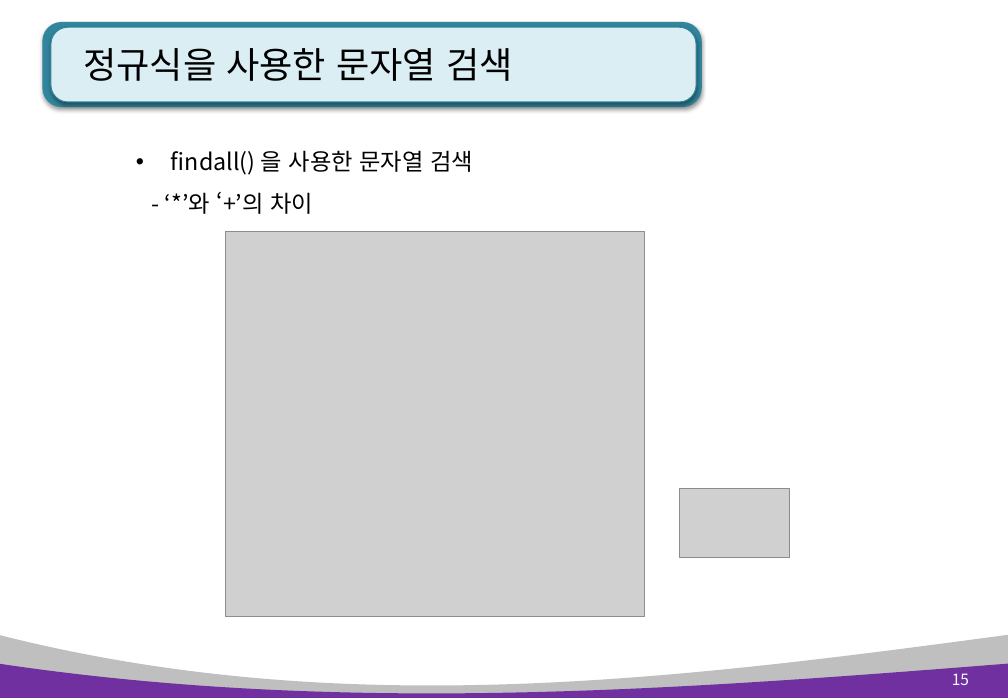
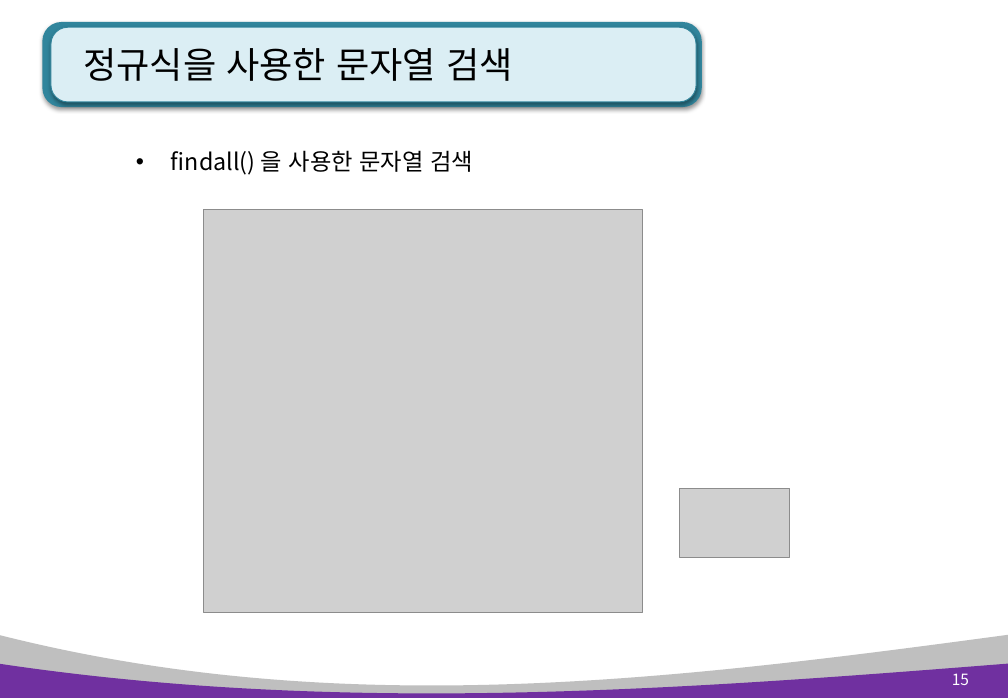
Before and after one commit to kiyongee2/green_project_web, a slide deck: slide 15 of python_ppt/Python 12장. 정규표현식과 웹 스크래핑.pptx. Drawn at 1008x698 pixels with LibreOffice and Linux fonts; fonts in the diff are those of the drawing; grey boxes stand for pictures. Boxes give left, top, right and bottom in pixels: in the first picture for what was removed or moved away, otherwise in the second. Text is boxed around its words. In the diff, an @@ line names an element or a change of style, - is before the commit and + after.

```diff
--- a/python_ppt/Python 12장. 정규표현식과 웹 스크래핑.pptx
+++ b/python_ppt/Python 12장. 정규표현식과 웹 스크래핑.pptx
@@ text at (x1=165, y1=192, x2=313, y2=214): paragraph removed @@
-- ‘*’와 ‘+’의 차이
@@ picture resized from (x1=225, y1=232, x2=644, y2=616) to (x1=204, y1=209, x2=643, y2=612) @@
```
Also in this commit, not shown: 7 other slides changed, 2 other files.
